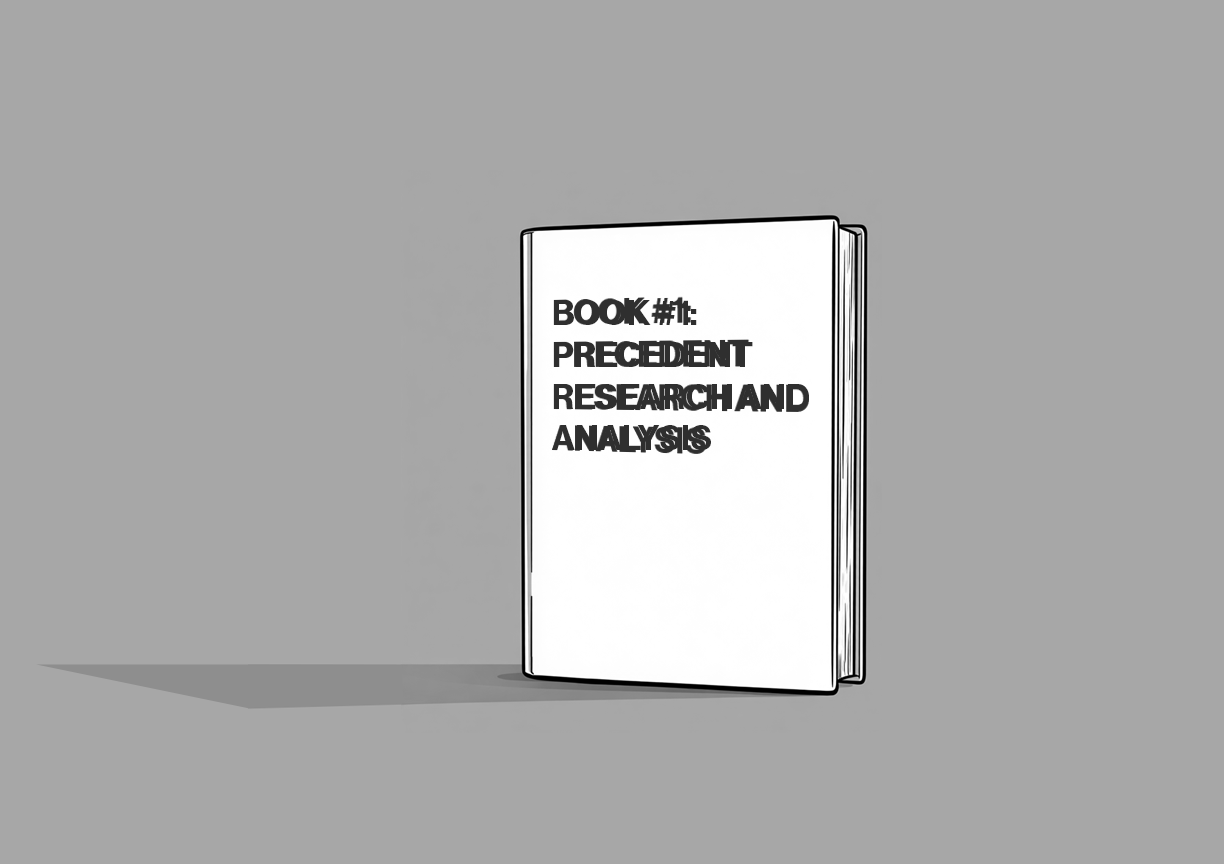
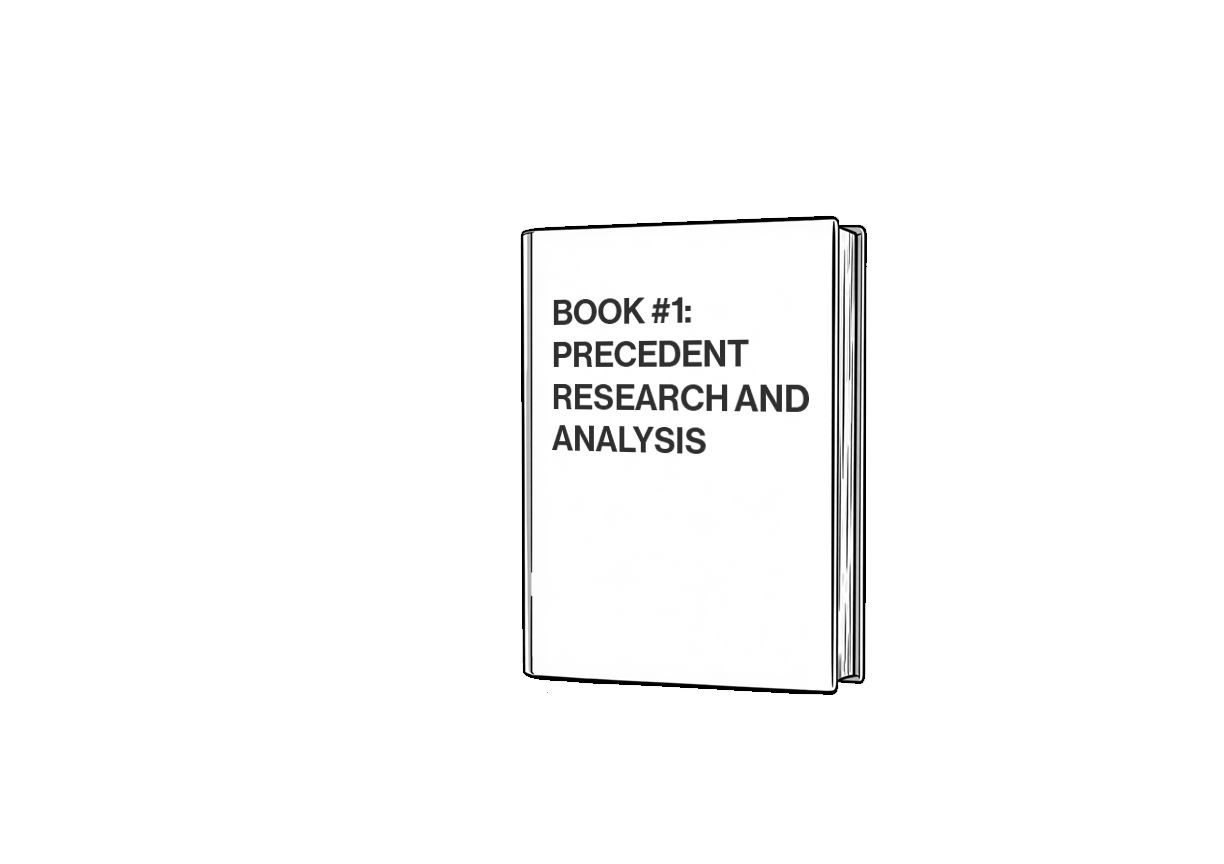
Comparing the layer stacks of the two 1224 x 864 images. Changes:
hid "BOOK #1: PRECEDENT RESEARCH AND ANALYSIS ANALYSIS" over [552, 300, 809, 450]
painted on "Layer 1" over [248, 170, 882, 733]
removed layer "Layer 3" over [36, 664, 354, 709]
hid "Layer 2" over [0, 0, 1224, 864]